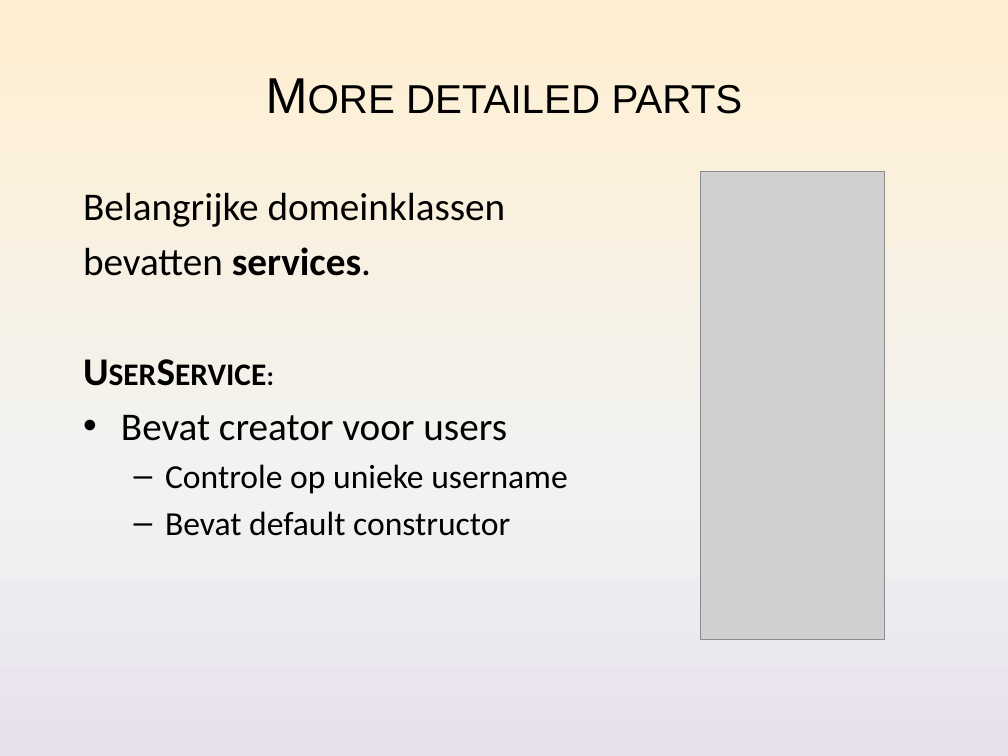
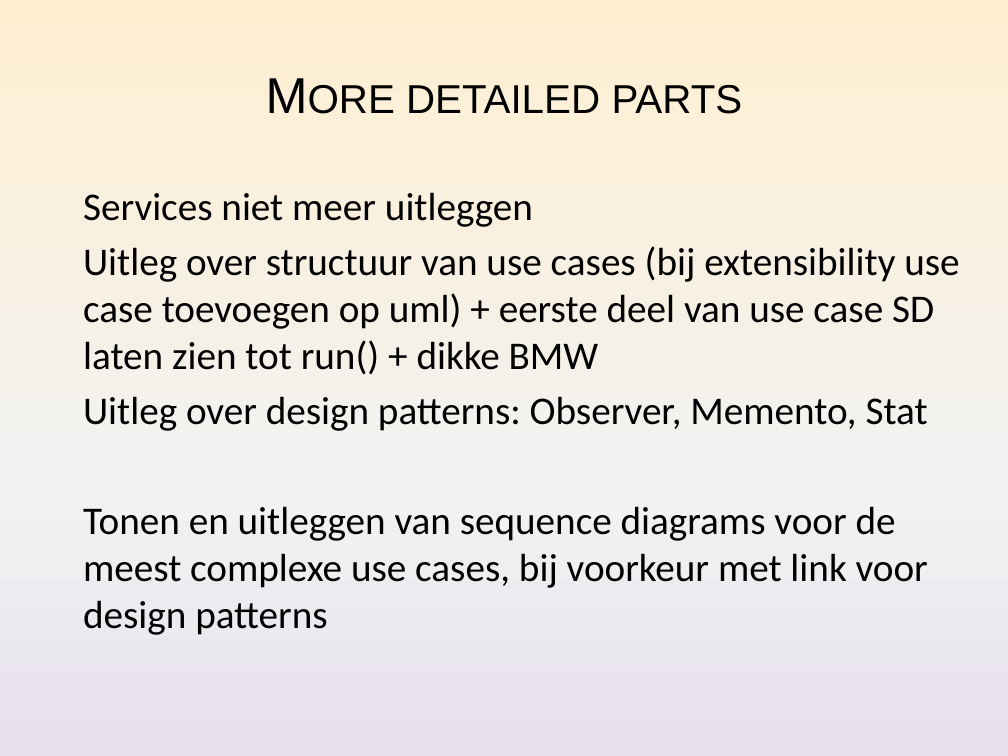
Before and after one commit to Nickelium/Software-Development, a slide deck: slide 3 of Presentaties/Iteratie 2/SWOP Presentatie 2 Inhoud.pptx (slide 6 before the commit). Drawn at 1008x756 pixels with LibreOffice and Linux fonts; fonts in the diff are those of the drawing; grey boxes stand for pictures. Boxes give left, top, right and bottom in pixels: in the first picture for what was removed or moved away, otherwise in the second. Text is boxed around its words. In the diff, an @@ line names an element or a change of style, - is before the commit and + after.

Commit message:
Structuur presentatie updated

```diff
--- a/Presentaties/Iteratie 2/SWOP Presentatie 2 Inhoud.pptx
+++ b/Presentaties/Iteratie 2/SWOP Presentatie 2 Inhoud.pptx
@@ picture removed at box(701, 171, 885, 640) @@
@@ text at box(83, 192, 959, 635): text changed @@
-Belangrijke domeinklassen
-bevatten services.
-UserService:
-• Bevat creator voor users
-  – Controle op unieke username
-  – Bevat default constructor
+Services niet meer uitleggen
+Uitleg over structuur van use cases (bij extensibility use case toevoegen op uml) + eerste deel van use case SD laten zien tot run() + dikke BMW
+Uitleg over design patterns: Observer, Memento, Stat
+Tonen en uitleggen van sequence diagrams voor de meest complexe use cases, bij voorkeur met link voor design patterns
```
Also in this commit, not shown: 5 other slides changed, 6 slides added, 9 slides removed.
